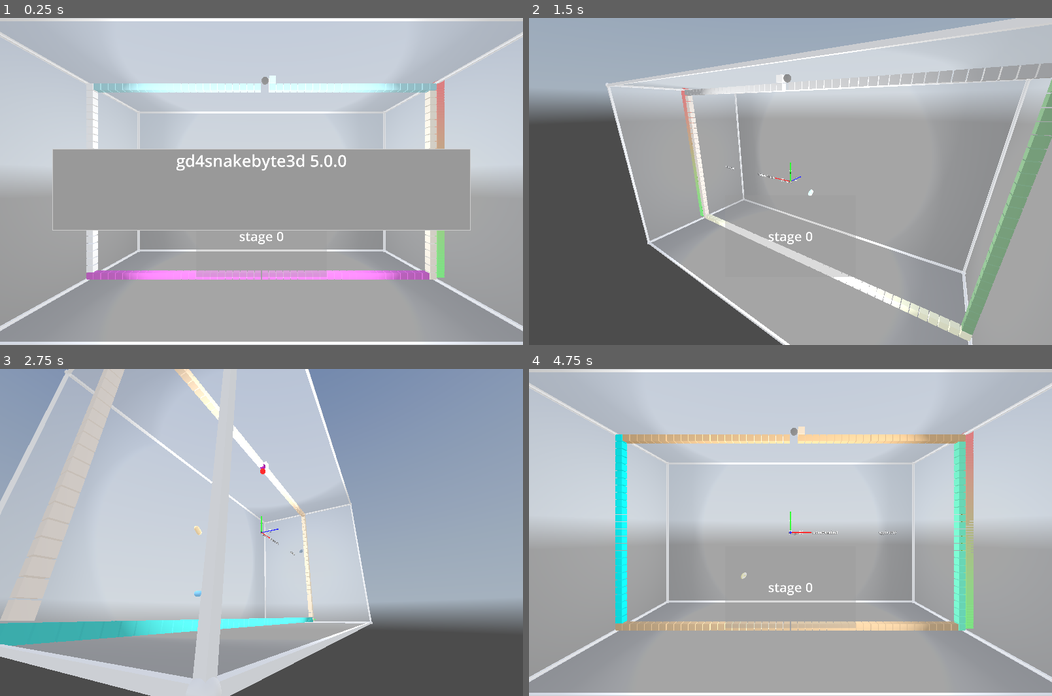
Above: before the commit, frames 1-4 (two rows, left to right).
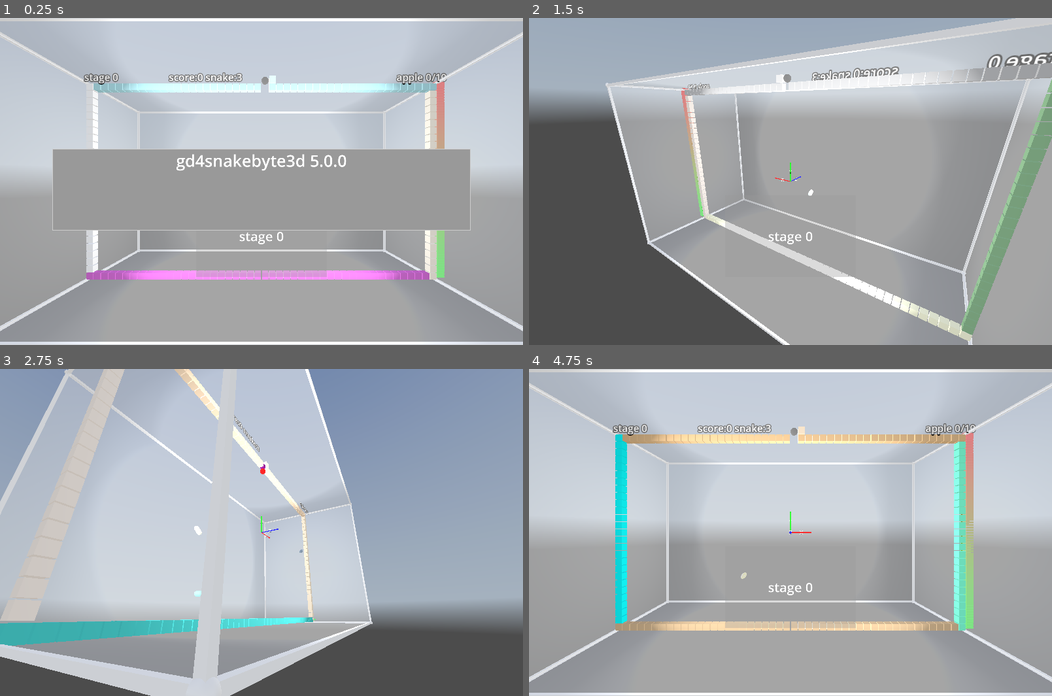
Above: after the commit, the same moments.

Repository: kasworld/gd4snakebyte3d
Game: Godot game, scene res://main.tscn
The game is run twice, just before and just after one commit, with the same random seed, the same clock (stepped at 60 frames per second) and the same inputs. A sky picture missing from this copy of the repository is replaced by a grey-blue gradient.
Inputs (mouse positions are in pixels of both pictures, inside the frame that each line leads up to):
- Up to frame 1 (0.25 s): no input
- Up to frame 2 (1.5 s): tap Enter at 0.5 s; move the mouse to (905, 165) at 0.52 s; hold Right 0.53-1.28 s; tap Q at 0.6 s; click (905, 165) at 0.67 s; tap Space at 0.77 s; move the mouse to (685, 197) at 1.27 s; hold Down from 1.28 s (still down); tap E at 1.35 s
- Up to frame 3 (2.75 s): tap Space at 1.52 s; move the mouse to (313, 460) at 2.02 s; release Down at 2.03 s; hold Right from 2.03 s (still down); tap Enter at 2.1 s
- Up to frame 4 (4.75 s): move the mouse to (764, 597) at 2.77 s; release Right at 2.78 s; hold Up 2.78-3.53 s; tap Q at 2.85 s; click (764, 597) at 2.92 s; tap Space at 3.02, 3.77, 4.52 s; move the mouse to (947, 581) at 3.52 s; hold Left from 3.53 s (still down); tap E at 3.6 s; move the mouse to (633, 483) at 4.27 s; tap Enter at 4.35 s

The runs differ from the first frame. In frame 1, 0.6% of the frame differs, in the area x 16-86%, y 16-21%; in frame 2, 1.7%; in frame 3, 0.8%; in frame 4, 2.5%, in the area x 16-86%, y 16-80%.

Commit message:
typed var

Diff:
--- a/lib/dir8_lib.gd
+++ b/lib/dir8_lib.gd
@@ -11,7 +11,7 @@
 	EastNorth,
 }
 
-static var DiagonalList = [Dir.NorthWest,Dir.WestSouth,Dir.SouthEast,Dir.EastNorth]
+static var DiagonalList :Array[Dir] = [Dir.NorthWest,Dir.WestSouth,Dir.SouthEast,Dir.EastNorth]
 
 static func Dir2Str(d :Dir) -> String:
 	return Dir.keys()[d]
@@ -29,7 +29,7 @@
 static func DirTurnRight(d :Dir, i :int=2) -> Dir:
 	return ((d - i + Dir.size()) % Dir.size()) as Dir
 
-const Dir2Vt = {
+const Dir2Vt :Dictionary[Dir, Vector2i]= {
 	Dir.North : Vector2i(0,-1),
 	Dir.NorthWest : Vector2i(-1,-1),
 	Dir.West : Vector2i(-1,0),
@@ -40,7 +40,7 @@
 	Dir.EastNorth : Vector2i(1,-1),
 }
 
-const Vt2Dir = {
+const Vt2Dir :Dictionary[Vector2i, Dir]= {
 	 Vector2i( 0,-1) : Dir.North,
 	 Vector2i(-1,-1) : Dir.NorthWest,
 	 Vector2i(-1, 0) : Dir.West,
@@ -65,7 +65,7 @@
 	EastNorth = 1 << Dir.EastNorth,
 }
 
-const Flag2Dir = {
+const Flag2Dir :Dictionary[Flag, Dir]= {
 	Flag.North : Dir.North,
 	Flag.NorthWest : Dir.NorthWest,
 	Flag.West : Dir.West,
@@ -75,7 +75,7 @@
 	Flag.East : Dir.East,
 	Flag.EastNorth : Dir.EastNorth,
 }
-const Dir2Flag = {
+const Dir2Flag :Dictionary[Dir, Flag]= {
 	Dir.North : Flag.North,
 	Dir.NorthWest : Flag.NorthWest,
 	Dir.West : Flag.West,
--- a/lib/shape_lib.gd
+++ /dev/null
@@ -1,37 +0,0 @@
-class_name ShapeLib
-
-enum Shape {Sphere, Box, Prism, Text, Torus, Capsule, Cylinder}
-
-static func new_mesh_by_type(t :Shape, r :float) -> Mesh:
-	var mesh:Mesh
-	match t:
-		0:
-			mesh = SphereMesh.new()
-			mesh.radius = r
-			mesh.height = r*2
-		1:
-			mesh = BoxMesh.new()
-			mesh.size = Vector3(r,r,r)*2
-		2:
-			mesh = PrismMesh.new()
-			mesh.size = Vector3(r,r,r)*1.5
-		3:
-			mesh = TextMesh.new()
-			mesh.depth = r/4
-			mesh.pixel_size = r / 10
-			mesh.font_size = r*200
-			mesh.text = "A"
-		4:
-			mesh = TorusMesh.new()
-			mesh.inner_radius = r/2
-			mesh.outer_radius = r
-		5:
-			mesh = CapsuleMesh.new()
-			mesh.height = r*2
-			mesh.radius = r*0.5
-		6:
-			mesh = CylinderMesh.new()
-			mesh.height = r*2
-			mesh.bottom_radius = r
-			mesh.top_radius = 0
-	return mesh
--- a/main.gd
+++ b/main.gd
@@ -45,7 +45,7 @@
 	$AxisArrow3D.set_colors().set_size(WorldSize.length()/20)
 	$GlassCabinet.init(WorldSize)
 	$GlassCabinet.get_camera_light().make_current()
-
+	$GlassCabinet.get_camera_light().get_light().visible = false
 	new_game()
 
 var stage :SnakeByte
--- a/snake_byte/plum/plum.gd
+++ b/snake_byte/plum/plum.gd
@@ -33,7 +33,7 @@
 func _process(delta: float) -> void:
 	$"모양".rotate_z(delta*rotate_v)
 	$"이동모양".rotation = $"모양".rotation
-	var vt2 = pos2d - old_pos2d
+	var vt2 := pos2d - old_pos2d
 	$"이동모양".position = lerp(
 		Vector3(-vt2.x, vt2.y, 0),
 		Vector3.ZERO,
@@ -54,9 +54,9 @@
 		}
 
 func find_new_dir(oldpos2d :Vector2i, olddir :Dir8Lib.Dir) -> Dictionary:
-	var 기존방향3 = field_get3(oldpos2d, olddir)
-	var newdir = olddir
-	var movedir = olddir
+	var 기존방향3 := field_get3(oldpos2d, olddir)
+	var newdir := olddir
+	var movedir := olddir
 	if 기존방향3.center == null: # 진행방향이 비어 있어 통과
 		newdir = olddir
 		movedir = newdir
@@ -83,7 +83,7 @@
 func move2d() -> void:
 	old_pos2d = pos2d
 	old_pos_time = Time.get_unix_time_from_system()
-	var new_dict = find_new_dir(pos2d, move_dir)
+	var new_dict := find_new_dir(pos2d, move_dir)
 	if field_get(pos2d, new_dict.move) == null : # 이동 가능
 		pos2d = pos2d + Dir8Lib.Dir2Vt[new_dict.move]
 	move_dir = new_dict.dir
--- a/snake_byte/snake/snake.gd
+++ b/snake_byte/snake/snake.gd
@@ -34,18 +34,18 @@
 	if not is_alive:
 		return
 	if cmd_queue.size() >= 1:
-		var dir = cmd_queue.pop_back()
+		var dir :Dir8Lib.Dir = cmd_queue.pop_back()
 		change_move_dir(dir)
 		cmd_queue.clear()
 	if pos2d_list.size() >= dest_body_len:
-		var tailpos = pos2d_list.pop_back()
+		var tailpos :Vector2i = pos2d_list.pop_back()
 		var old = field.get_at(tailpos)
 		if old is not SnakeByte.Start:
 			field.del_at(tailpos)
 			assert( old is Snake, "invalid tailpos %s %s" %[tailpos, old] )
 		else :
 			tail_enter.emit()
-	var headpos = get_next_head_pos()
+	var headpos := get_next_head_pos()
 	var headthings = field.get_at(headpos)
 	if headthings is SBApple:
 		dest_body_len += SnakeByte.SankeLenInc
@@ -61,7 +61,7 @@
 	field.set_at(headpos, self)
 	$Body.set_visible_count(pos2d_list.size())
 	for i in pos2d_list.size():
-		var rate = (i as float) / pos2d_list.size()
+		var rate := (i as float) / pos2d_list.size()
 		$Body.set_inst_position(i, SnakeByte.pos2d_to_pos3d(pos2d_list[i].x,pos2d_list[i].y))
 		$Body.set_inst_color(i, lerp(Color.RED, Color.BLUE, rate))
 
--- a/snake_byte/snake_byte.gd
+++ b/snake_byte/snake_byte.gd
@@ -4,11 +4,11 @@
 static var cabinet_size :Vector3
 static var tile_size :Vector3
 
-static func pos2d_to_pos3d( x :int, y :int) -> Vector3:
+static func pos2d_to_pos3d( x :int, y :int, z :float = 0) -> Vector3:
 	return Vector3(
 		float(x) * tile_size.x - cabinet_size.x/2 + tile_size.x/2,
 		float(y) *tile_size.y -cabinet_size.y/2 + tile_size.y/2,
-		0.0)
+		z)
 static func pos3d_to_pos2d( pos :Vector3 ) -> Vector2i:
 	return Vector2i(
 		snappedi( (pos.x + cabinet_size.x/2 - tile_size.x/2) / tile_size.x ,1 ),
@@ -57,14 +57,17 @@
 	cabinet_size = sz
 	tile_size = Vector3(cabinet_size.x / SBWalls.FieldSize.x, cabinet_size.y / SBWalls.FieldSize.y, cabinet_size.y / SBWalls.FieldSize.y )
 	game_info = gameinfo
-	var vp_size = get_viewport().get_visible_rect().size
+	var vp_size := get_viewport().get_visible_rect().size
 	$StageStartPanel.size = vp_size/4
 	$StageStartPanel.position = vp_size/2 - vp_size/8 + Vector2(0,vp_size.y/6)
 
 	$StageInfo.text = "stage %d" % game_info.stage_number
-	$StageInfo.position.x = 2
-	$SnakeInfo.position.x = SBWalls.FieldSize.x /3
-	$AppleInfo.position.x = SBWalls.FieldSize.x - 3
+	$StageInfo.position = pos2d_to_pos3d(2,SBWalls.FieldSize.y, tile_size.z)
+	$SnakeInfo.position = pos2d_to_pos3d(SBWalls.FieldSize.x /3,SBWalls.FieldSize.y, tile_size.z)
+	$AppleInfo.position = pos2d_to_pos3d(SBWalls.FieldSize.x - 3,SBWalls.FieldSize.y, tile_size.z)
+	$StageInfo.pixel_size = tile_size.y /24
+	$SnakeInfo.pixel_size = tile_size.y /24
+	$AppleInfo.pixel_size = tile_size.y /24
 	update_apple_info()
 	update_snake_info()
 	$FrameTimer.wait_time = SnakeByte.FrameTime
@@ -163,13 +166,13 @@
 func add_plum(i:int) -> void:
 	var pos := field.find_empty_pos(10)
 	assert(pos!=Vector2i(-1,-1), "fail to find empty pos in field")
-	var pl = preload("res://snake_byte/plum/plum.tscn").instantiate().init(field, pos , Dir8Lib.DiagonalList.pick_random(), i)
+	var pl :SBPlum = preload("res://snake_byte/plum/plum.tscn").instantiate().init(field, pos , Dir8Lib.DiagonalList.pick_random(), i)
 	add_child(pl)
 	plum_list.append(pl)
 
 func add_apple() -> void:
 	apple_make_count +=1
-	var ap = preload("res://snake_byte/apple/apple.tscn").instantiate().init(field, apple_make_count)
+	var ap :SBApple = preload("res://snake_byte/apple/apple.tscn").instantiate().init(field, apple_make_count)
 	$AppleContainer.add_child(ap)
 
 func process_frame() -> void:
@@ -221,7 +224,7 @@
 		diff_vt = sign(SBWalls.GoalPos - snake_head_pos2i())
 	else:
 		diff_vt = sign(get_next_apple_pos2i() - snake_head_pos2i())
-	var snake_mvvt = Dir8Lib.Dir2Vt[snake.move_dir]
+	var snake_mvvt := Dir8Lib.Dir2Vt[snake.move_dir]
 	var tryvt := []
 	if diff_vt.x == -1:
 		tryvt = [Vector2i(-1,0),Vector2i(0,1),Vector2i(0,-1),Vector2i(1,0)]
--- a/snake_byte/walls/walls.gd
+++ b/snake_byte/walls/walls.gd
@@ -4,13 +4,13 @@
 static var FieldSize := Vector2i(48,27)
 static var StartPos := Vector2i(FieldSize.x/2, FieldSize.y-1)
 static var GoalPos := Vector2i(FieldSize.x/2, 0)
-static var BounderyWalls = [
+static var BounderyWalls := [
 	["hline", 0, FieldSize.x-2, 0],
 	["vline", FieldSize.x-1, 0, FieldSize.y-2],
 	["hline", 1, FieldSize.x-1, FieldSize.y-1],
 	["vline", 0, 1, FieldSize.y-1],
 ]
-static var StageWalls = [
+static var StageWalls := [
 	[],
 	[
 		["hline", FieldSize.x/2-5, FieldSize.x/2+5, FieldSize.y/2],
@@ -38,7 +38,7 @@
 	$MultiMeshShape.multimesh.instance_count = 0
 	$MultiMeshShape.init_with_color_mesh(mesh, SBWalls.FieldSize.x*SBWalls.FieldSize.y/2)
 	exec_script(BounderyWalls)
-	var wall_script = StageWalls[stage_number % StageWalls.size()]
+	var wall_script :Array = StageWalls[stage_number % StageWalls.size()]
 	exec_script(wall_script)
 	field2wall()
 	# stop old animation
@@ -53,7 +53,7 @@
 func field2wall() -> void:
 	var wall_count := 0
 	for l in wall_list:
-		var co = SnakeByte.LightColorList.pick_random()
+		var co :Color = SnakeByte.LightColorList.pick_random()
 		for pos in l:
 			if pos == GoalPos:
 				goalwall_index = wall_count
@@ -62,18 +62,18 @@
 				pos = pos + Dir8Lib.Dir2Vt[Dir8Lib.Dir.SouthEast]
 			else:
 				field.set_at(pos, self)
-			var pos3d = SnakeByte.pos2d_to_pos3d(pos.x, pos.y)
+			var pos3d := SnakeByte.pos2d_to_pos3d(pos.x, pos.y)
 			$MultiMeshShape.set_inst_position(wall_count, pos3d)
 			$MultiMeshShape.set_inst_color(wall_count, co)
 			wall_count += 1
 	$MultiMeshShape.set_visible_count(wall_count)
 
 func close_startpos() -> void:
-	var pos = StartPos
+	var pos := StartPos
 	field.set_at(pos, self)
 	var tmp := StartPos+Dir8Lib.Dir2Vt[Dir8Lib.Dir.SouthEast]
-	var pos1 = SnakeByte.pos2d_to_pos3d(tmp.x, tmp.y)
-	var pos2 = SnakeByte.pos2d_to_pos3d(StartPos.x,StartPos.y)
+	var pos1 := SnakeByte.pos2d_to_pos3d(tmp.x, tmp.y)
+	var pos2 := SnakeByte.pos2d_to_pos3d(StartPos.x,StartPos.y)
 	animate_inst = {
 		"start_time" : Time.get_unix_time_from_system(),
 		"inst_index" : startwall_index,
@@ -83,7 +83,7 @@
 	}
 
 func open_goalpos() -> void:
-	var pos = GoalPos
+	var pos := GoalPos
 	var old = field.set_at( pos, SnakeByte.Goal.new())
 	assert(old == self, "invalid goal pos not wall %s %s" % [pos,old])
 	var pos1 := SnakeByte.pos2d_to_pos3d(GoalPos.x, GoalPos.y)
@@ -99,8 +99,8 @@
 
 func _process(_delta: float) -> void:
 	if animate_inst.start_time != 0:
-		var rate = (Time.get_unix_time_from_system() - animate_inst.start_time) / animate_inst.ani_dur_sec
-		var pos = lerp(animate_inst.pos1, animate_inst.pos2, rate )
+		var rate :float = (Time.get_unix_time_from_system() - animate_inst.start_time) / animate_inst.ani_dur_sec
+		var pos :Vector3 = lerp(animate_inst.pos1, animate_inst.pos2, rate )
 		$MultiMeshShape.set_inst_position(animate_inst.inst_index, pos)
 		if rate >= 1 :
 			animate_inst.start_time = 0
@@ -110,7 +110,7 @@
 # include x2
 func draw_hline(x1 :int, x2 :int, y :int):
 	if x1 > x2 :
-		var t = x1
+		var t := x1
 		x1 = x2
 		x2 = t
 	var rtn := []
@@ -121,7 +121,7 @@
 # include y2
 func draw_vline(x :int, y1 :int, y2 :int):
 	if y1 > y2 :
-		var t = y1
+		var t := y1
 		y1 = y2
 		y2 = t
 	var rtn := []
Not shown, removed: lib/shape_lib.gd.uid
